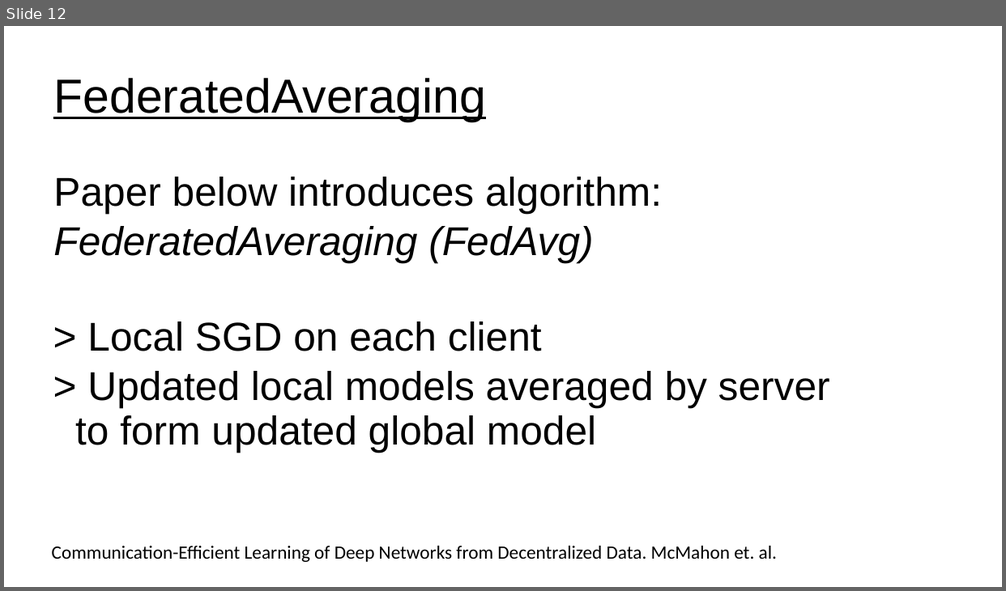
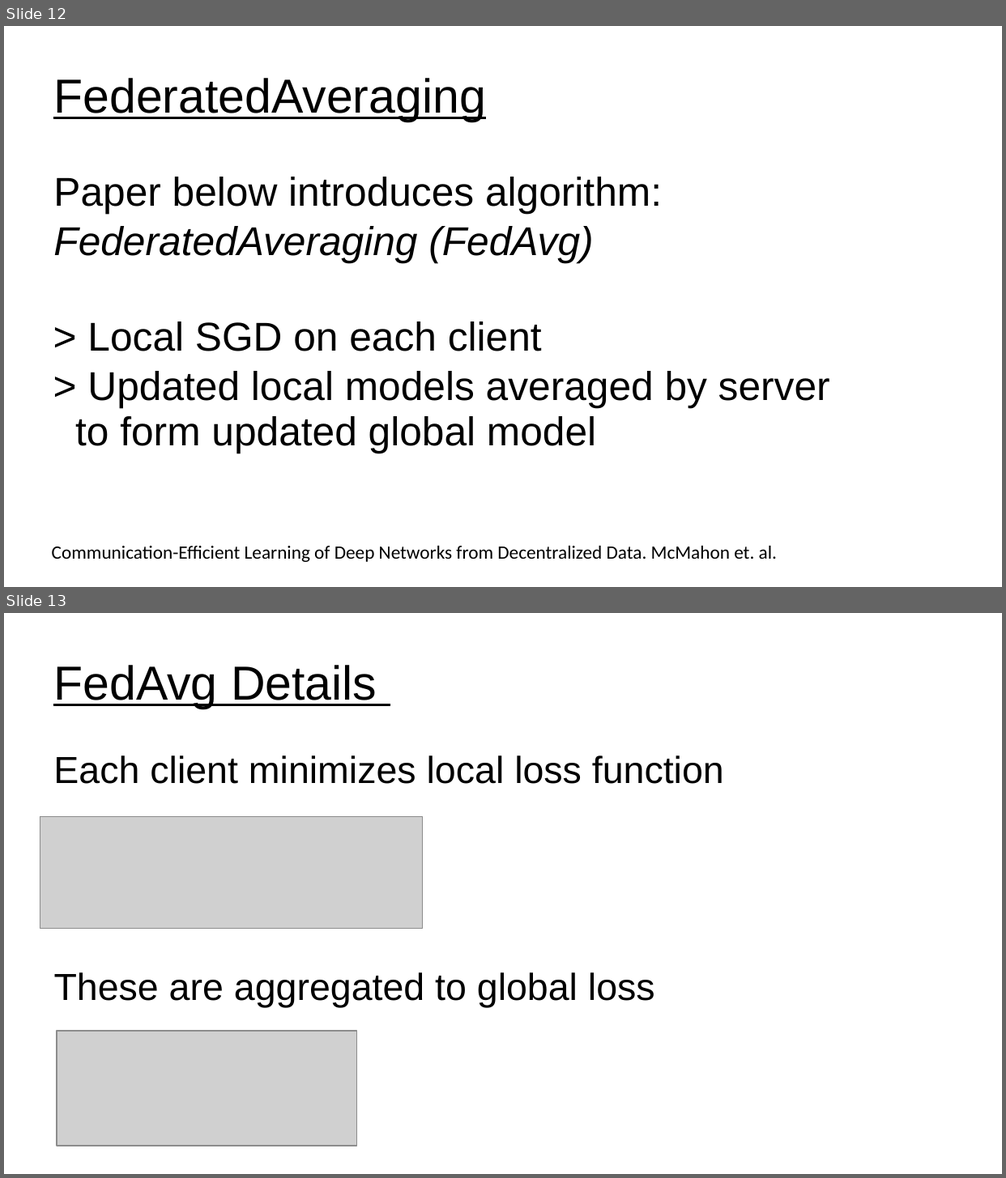
Before and after one commit to UVADS/distributed_computing, a slide deck: 07_distributed_model_training/federated_learning.ppt. Shown one above the other, each under a label of ours: slide 12 before the commit, slides 12 and 13 after it. The pictures are 1006x591 and 1006x1178 pixels, drawn with LibreOffice and Linux fonts; fonts in the diff are those of the drawing; grey boxes stand for pictures. Boxes give left, top, right and bottom in pixels: in the first picture for what was removed or moved away, otherwise in the second. Text is boxed around its words. In the diff, an @@ line names an element or a change of style, - is before the commit and + after.

```diff
--- a/07_distributed_model_training/federated_learning.ppt
+++ b/07_distributed_model_training/federated_learning.ppt
@@ slide 13 added at (4,613,1002,1174), background #FFFFFF @@
@@ title added at (53,665,377,709), 38 pt, text #000000, underline @@
+FedAvg Details
@@ subtitle added at (53,756,724,784), 30 pt, text #000000 @@
+Each client minimizes local loss function
@@ picture added at (40,817,424,928) @@
@@ text added at (54,973,655,1007), 30 pt, text #000000 @@
+These are aggregated to global loss
@@ picture added at (57,1032,356,1146) @@
```
Also in this commit, not shown: 2 slides changed, 4 other slides added, 2 slides removed, 1 other file.
